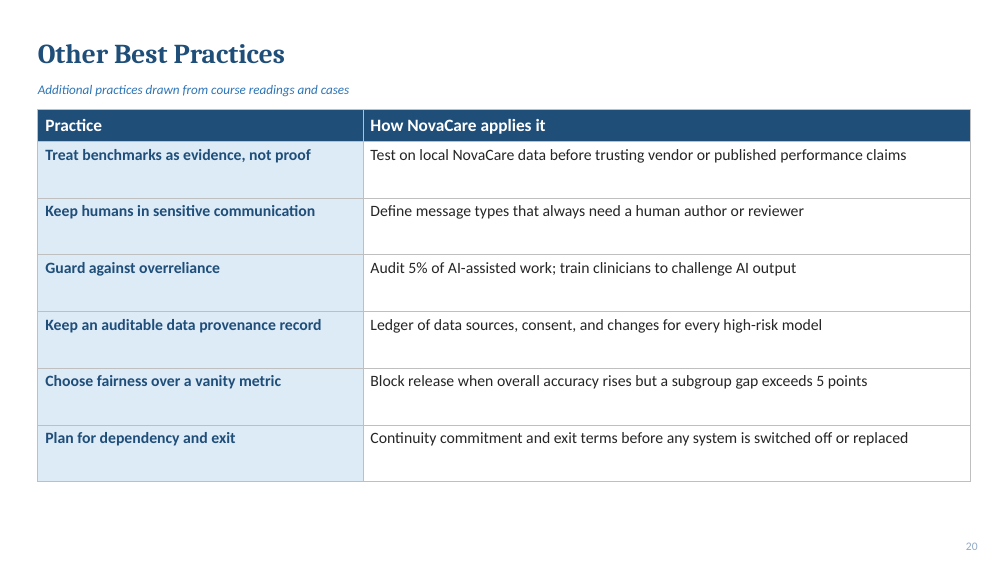
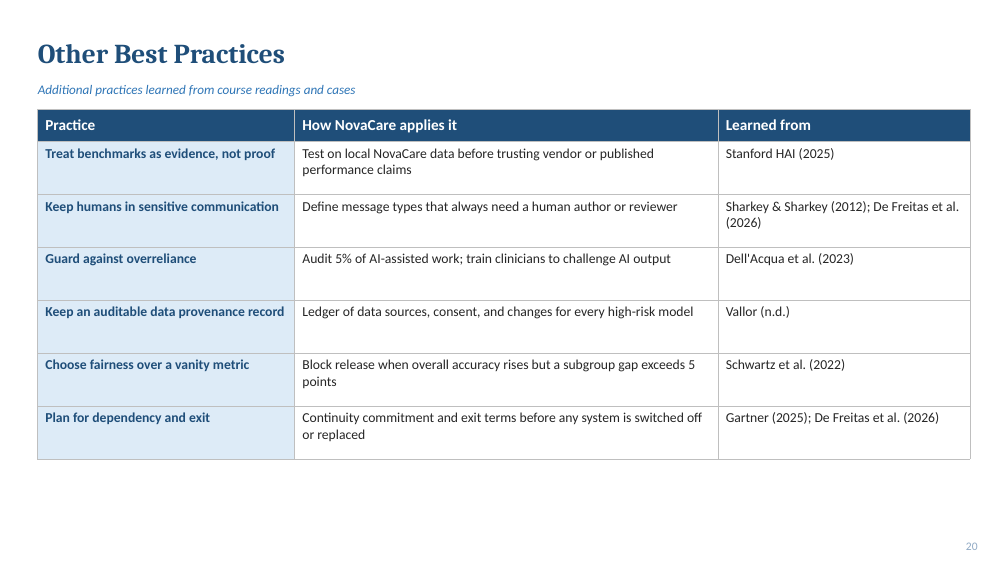
Before and after one commit to arshi-khan1203/arshi-khan1203.github.io, a slide deck: slide 20 of decks/6.5_Final_RAI_Framework.pptx. Drawn at 1008x567 pixels with LibreOffice and Linux fonts; fonts in the diff are those of the drawing. Boxes give left, top, right and bottom in pixels: in the first picture for what was removed or moved away, otherwise in the second. Text is boxed around its words. In the diff, an @@ line names an element or a change of style, - is before the commit and + after.

```diff
--- a/decks/6.5_Final_RAI_Framework.pptx
+++ b/decks/6.5_Final_RAI_Framework.pptx
@@ text at (x1=38, y1=85, x2=356, y2=97): text changed @@
-Additional practices drawn from course readings and cases
+Additional practices learned from course readings and cases
@@ table at (x1=38, y1=110, x2=970, y2=445) @@
+column 3: Learned from | Stanford HAI (2025) | Sharkey & Sharkey (2012); De Freitas et al. (2026) | Dell'Acqua et al. (2023) | Vallor (n.d.) | Schwartz et al. (2022) | Gartner (2025); De Freitas et al. (2026)
```
Also in this commit, not shown: 18 other slides changed, 1 other file.
